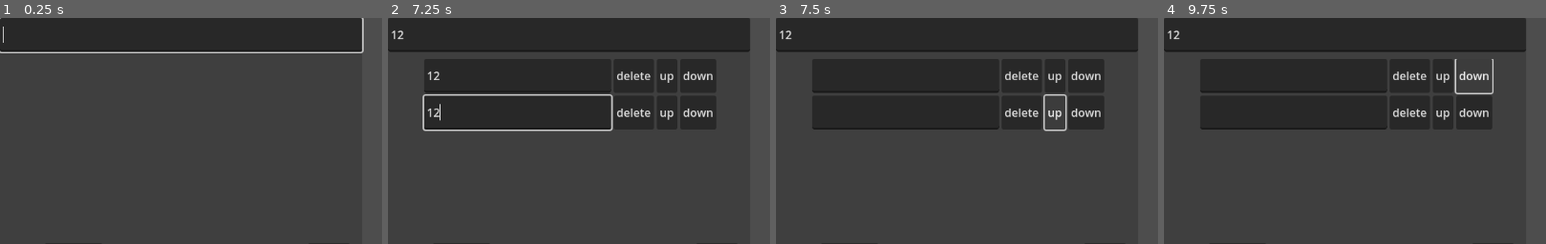
Above: before the commit, frames 1-4 (left to right).
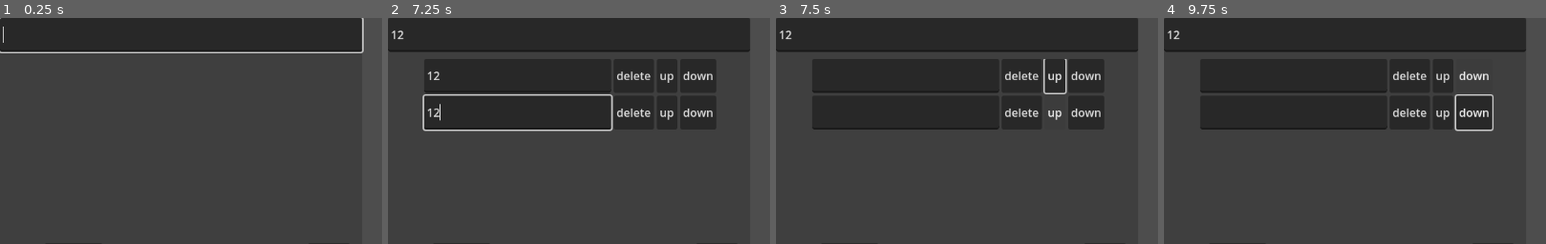
Above: after the commit, the same moments.

Repository: lfoxhlnut/KeyManager
Game: Godot game, scene res://ui/edit_window.tscn
Same seed, same stepped clock (60 frames per second), same inputs: the game is played once before the commit and once after it. This scene is started directly instead of the project's main scene.
Inputs (mouse positions are % of the whole screen's width and height, from its top left):
- Up to frame 1 (0.25 s): no input
- Up to frame 2 (7.25 s): click (24, 4) at 0.52 s; type "12" at 0.6 s; click "Add" at 1.25 s; click (17, 13) at 2.02 s; type "12" at 2.1 s; click "Confirm" at 2.75 s; click "Confirm" at 3.5 s; click "up" at 4.25 s; click "down" at 5 s; click "Add" at 5.75 s; click (17, 21) at 6.52 s; type "12" at 6.6 s
- Up to frame 3 (7.5 s): click "up" at 7.25 s
- Up to frame 4 (9.75 s): click "down" at 8 s; click "up" at 8.75 s; click "down" at 9.5 s
The pictures show only the part of the screen within x 0-50%, y 0-50%; the shares and areas given below are measured in that part.

Frames 1-2 are identical in both runs. In frame 3, 0.4% of the frame differs, in the area x 70-77%, y 18-51%; in frame 4, 0.5%, in the area x 76-87%, y 18-51%.

Commit message:
Fixed visual effect bugs.

Diff:
--- a/script/edit_window.gd
+++ b/script/edit_window.gd
@@ -103,6 +103,10 @@
 		for i: EwSubInfo in get_lines(true):
 			if i.id < sub_info.id:	# 该节点之前第一个节点
 				swap.call(i, sub_info)
+
+				# Index "2" relies on how hbox adds children.
+				var i_up := i.get_parent().get_child(2) as Button
+				i_up.grab_focus()
 				break
 	)
 
@@ -112,6 +116,10 @@
 		for i: EwSubInfo in get_lines():
 			if i.id > sub_info.id:	# 该节点之后第一个节点
 				swap.call(i, sub_info)
+
+				# Index "3" relies on how hbox adds children.
+				var i_down := i.get_parent().get_child(3) as Button
+				i_down.grab_focus()
 				break
 	)
 
--- a/script/main.gd
+++ b/script/main.gd
@@ -6,8 +6,6 @@
 # 添加注释, 或者两者一起(可能比较
 # auto save
 # 属性: 不显示
-# item 文本过长如何处理
-# ew 换序的时候保持视觉正确的控件焦点
 # Standardize comments.
 
 func _ready() -> void:
--- a/ui/press_to_copy.tscn
+++ b/ui/press_to_copy.tscn
@@ -3,6 +3,7 @@
 [ext_resource type="Script" path="res://script/press_to_copy.gd" id="1_43j4y"]
 
 [node name="PressToCopy" type="TextureButton"]
+clip_contents = true
 custom_minimum_size = Vector2(64, 0)
 offset_right = 40.0
 offset_bottom = 40.0
